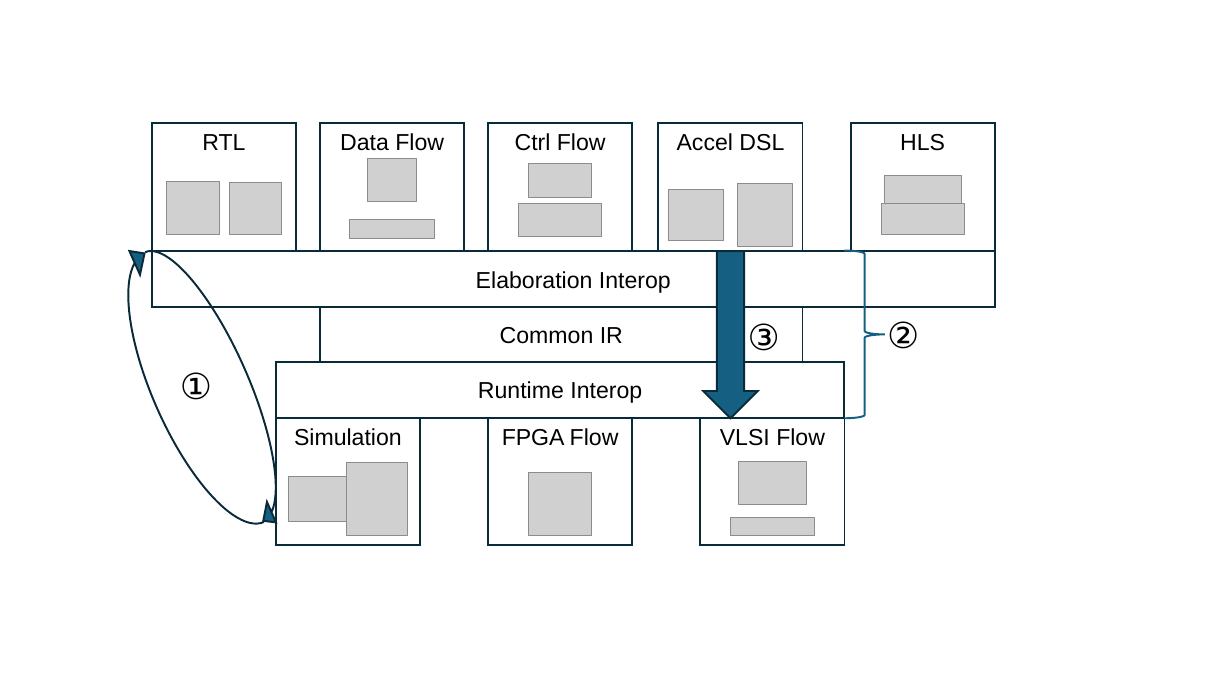
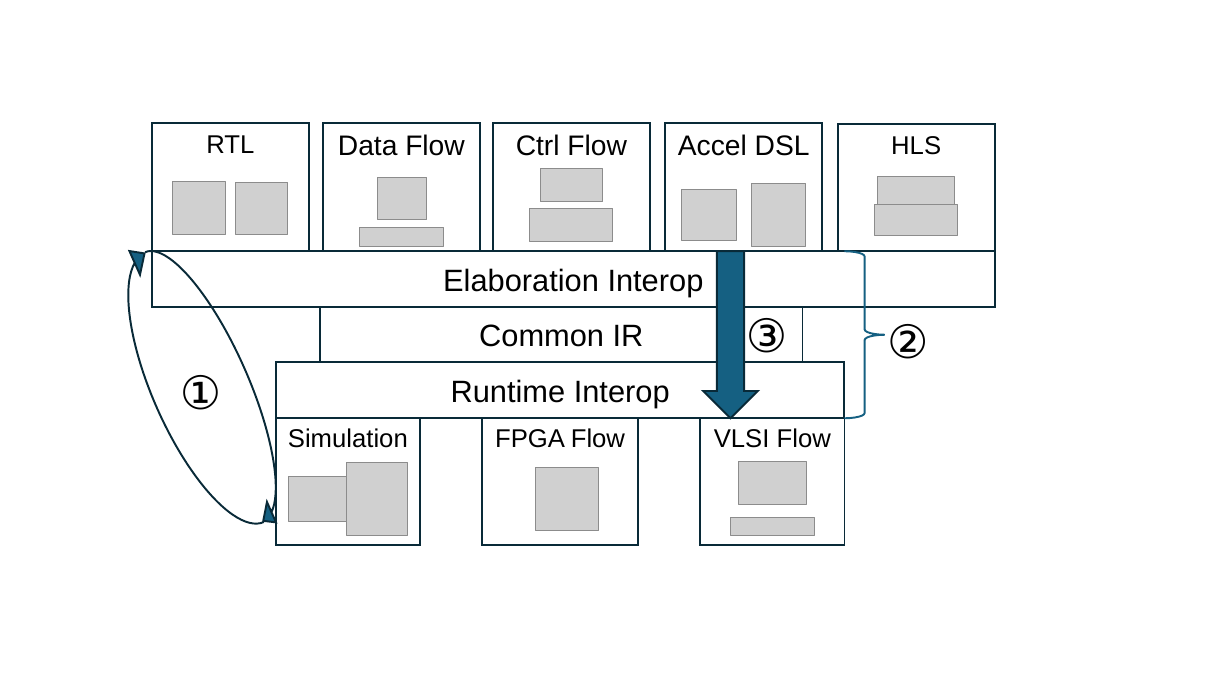
Before and after one commit to vighneshiyer/publications, a slide deck: slide 30 of figs/latte24/figs.pptx. Drawn at 1232x693 pixels with LibreOffice and Linux fonts; fonts in the diff are those of the drawing; grey boxes stand for pictures. Boxes give left, top, right and bottom in pixels: in the first picture for what was removed or moved away, otherwise in the second. Text is boxed around its words. In the diff, an @@ line names an element or a change of style, - is before the commit and + after.

Commit message:
HW accelerated simulation slide + paradigm image

```diff
--- a/figs/latte24/figs.pptx
+++ b/figs/latte24/figs.pptx
@@ rectangle "RTL": place and size @@
-rectangle "RTL" at (152,123,296,250)
+rectangle "RTL" at (152,123,309,250)
@@ rectangle "Data Flow": place and size @@
-rectangle "Data Flow" at (320,123,464,250)
+rectangle "Data Flow" at (323,123,480,250)
@@ rectangle "Ctrl Flow": place and size @@
-rectangle "Ctrl Flow" at (488,123,632,250)
+rectangle "Ctrl Flow" at (493,123,650,250)
@@ size 18 to 22 pt in 3 elements at (323,123,480,250), (493,123,650,250), (665,123,823,250) @@
@@ rectangle "Accel DSL": place and size @@
-rectangle "Accel DSL" at (659,123,803,250)
+rectangle "Accel DSL" at (665,123,823,250)
@@ size 18 to 20 pt in 5 elements at (701,418,845,545), (276,418,421,545), (482,418,639,545), (152,123,309,250), (838,124,995,251) @@
@@ rectangle "HLS": place and size @@
-rectangle "HLS" at (851,123,995,250)
+rectangle "HLS" at (838,124,995,251)
@@ picture: place and size @@
-picture at (368,159,417,201)
+picture at (378,177,427,220)
@@ picture: place and size @@
-picture at (884,176,962,203)
+picture at (878,177,956,204)
@@ picture: place and size @@
-picture at (166,182,219,235)
+picture at (173,182,226,235)
@@ picture: place and size @@
-picture at (229,182,281,234)
+picture at (236,182,287,234)
@@ picture: place and size @@
-picture at (669,189,724,240)
+picture at (682,189,737,240)
@@ picture: place and size @@
-picture at (738,184,793,247)
+picture at (751,184,806,247)
@@ picture: place and size @@
-picture at (882,203,965,235)
+picture at (875,204,958,236)
@@ 3 pictures: place and size @@
-3 pictures at (349,164,602,238)
+3 pictures at (360,168,613,246)
@@ right brace at (845,251,885,419): proportions changed @@
@@ size 28 to 36 pt in 3 elements at (746,318,787,363), (887,324,928,359), (180,375,221,410) @@
@@ size 18 to 24 pt in 3 elements at (152,251,994,307), (320,307,802,361), (276,362,845,418) @@
@@ rectangle "FPGA Flow": place and size @@
-rectangle "FPGA Flow" at (488,418,632,545)
+rectangle "FPGA Flow" at (482,418,639,545)
@@ picture: place and size @@
-picture at (529,472,592,535)
+picture at (536,468,599,531)
```
Also in this commit, not shown: 1 other slide changed, 3 other files.
